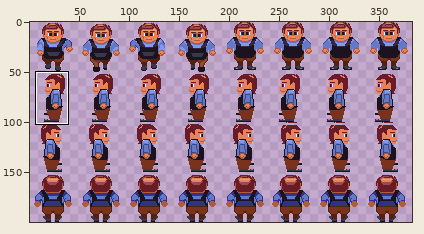
Two states of a sprite sheet, images/alchemist.png. The first picture is a wide view before the edit; the outline marks the close-up.
Close-up. The starting point:
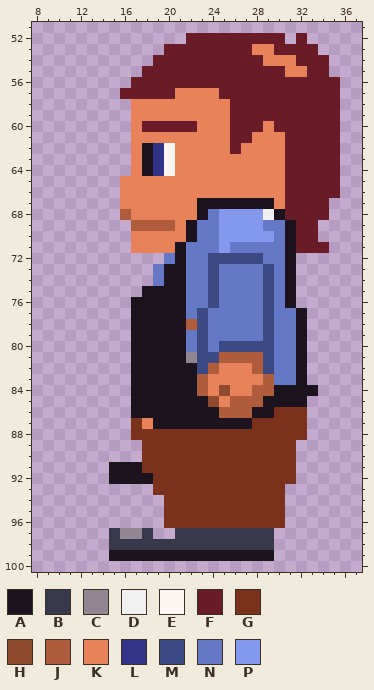
The file is 384x200 pixels. Shown: x 8..37, y 51..100. The wide view leaves out empty margins. The commit also changed other parts of the picture, which this record leaves out.
Palette (. is transparent): A #1b141e  B #38384c  C #918692  D #f0f0f0  E #fdf5f1  F #691b28  G #7a321c  H #8f4b30  J #ae5c3b  K #e7825a  L #303386  M #3b4a82  N #6478c5  P #8499ed
Pixels before, first column x 15:
 52 .......FFFFFFFFF.F...
 53 .....FFFFFFFFKKFFFF..
 54 ....FFFFFFFFFFKKKFFF.
 55 ...FFFFFFFFFFFFFKKFF.
 56 ..FFFFFFFFFFFFFFFFFFF
 57 .FFFFFKKKKFFFFFFFFFFF
 58 ..KKKKKKKKKFFFFFFFFFF
 59 ..KKKKKKKKKFFFFFFFFFF
 60 ..KFFFFFKKKFFFKFFFFFF
 61 ..KKKKKKKKKFFKKKFFFFF
 62 ..KALEKKKKKFKKKKFFFFF
 63 ..KALEKKKKKKKKKKFFFFF
 64 ..KALEKKKKKKKKKKFFFFF
 65 .KKKKKKKKKKKKKKKFFFFF
 66 .KKKKKKKKKKKKKKKFFFFF
 67 .KKKKKKKAAAAAAAKFFFF.
 68 .JKKKKKKANPPPPDAFFFF.
 69 ..JJJJKANNPPPPNNAFF..
 70 ..KKKKKANNPPPPPNAFF..
 71 ..KKKKANNNPNNNNNAFFF.
 72 .....NANNMMMMMNNA....
 73 ....NAANNMNNNNMNA....
 74 ....NAANNMNNNNMNA....
 75 ...AAAANNMNNNNMNA....
 76 ..AAAAANNMNNNNMNA....
 77 ..AAAAANMNNNNNMNNA...
 78 ..AAAAAJMNNNNNMNNA...
 79 ..AAAAANMNNNNNMNNA...
 80 ..AAAAANMNMMMMMNNA...
 81 ..AAAAACMMJJJJMNNA...
 82 ..AAAAAAMJKKKJMNNA...
 83 ..AAAAAAJKKKKKJNNA...
 84 ..AAAAAAJKHKKJJAAAA..
 85 ..AAAAAAAHKJJJAAAA...
 86 ..AAAAAAAAJJJAAGGG...
 87 ..GKAAAAAAAAAGGGGG...
 88 ..GGGGGGGGGGGGGGGG...
 89 ...GGGGGGGGGGGGGG....
 90 ...GGGGGGGGGGGGGG....
 91 AAAGGGGGGGGGGGGGG....
 92 AAAAGGGGGGGGGGGGG....
 93 ....GGGGGGGGGGGG.....
 94 .....GGGGGGGGGGG.....
 95 .....GGGGGGGGGGG.....
 96 .....GGGGGGGGGGG.....
 97 BCCB..BBBBBBBBB......
 98 BBBBBBBBBBBBBBB......
 99 AAAAAAAAAAAAAAA......
After the commit:
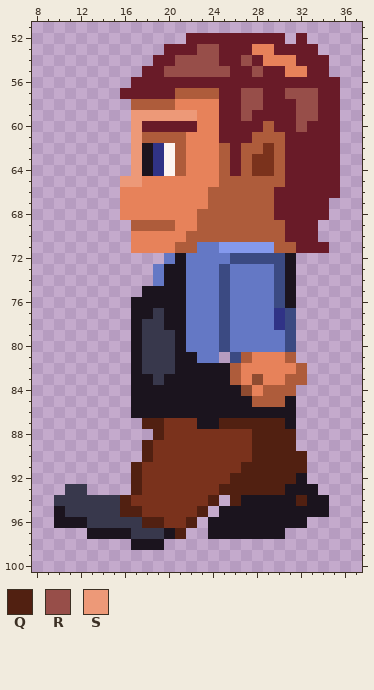
Colours new in this view: Q #512011  R #974e49  S #ed9978
Change:
Changed rows in their new state; - is an unchanged pixel.
first column x 10:
 53 -------------RR----------
 54 -----------RRRR--R-------
 55 ----------RRRRRR--R------
 57 -----------JJJJ--RR--RRR-
 58 -------JJJJ----F-RR---RR-
 59 -------SSSSSS--F-R----RR-
 60 -------S-------F---J--R--
 61 -------SJJJJ---F--JJJ----
 62 -------S---J---J-JJGJ----
 63 -------S---J---JFJGGJ----
 64 -------S---J---JFJGGJ----
 65 ------SS-------JJJJJJ----
 66 --------------JJJJJJF----
 67 -------------KJJJJJJF----
 68 ------K------JJJJJJJF----
 69 ------------KJJJJJJJJF---
 70 ------------JJJJJJJJJF---
 71 -----------JJ---PPPPJJ---
 72 --------------NN---MM----
 73 --------------NM---NM----
 74 --------------NM---NM----
 75 --------------NM---NM----
 76 --------------NM---NM----
 77 ---------B---N-M---NLM.--
 78 --------BB--NN-M---NLM.--
 79 --------BBB--N-M---N-M.--
 80 --------BBB--N--NNNN-M.--
 81 --------BBB-ANN.M-KKKJ.--
 82 --------BBB--AAAJ-KKKKJ--
 83 ---------B---AAAJ-HKKJJ--
 84 -------------AAAAHK-JJ..-
 85 --------------AAAA-JJ-.--
 86 ---------------AAA--AA.--
 87 -------.QQGGG--QQQQQQA.--
 88 -------..Q--------QQQQ.--
 89 --------Q---------QQQQ---
 90 --------Q---------QQQQQ--
 91 -----..Q---------QQQQQQ--
 92 -----..QG-------QQQQQQA--
 93 -BB----QG------QQQQQQAAA-
 94 BBBBBBQGGG----Q.QAAAAAQAA
 95 ABBBBBQQGG---Q.AAAAAAAAAA
 96 AAABBBBBQQ--Q.AAAAAAAAA--
 97 ---AAAAB-BAQ..AAAAAAA----
 98 -----..AAA..........-----
 99 -----...............-----
